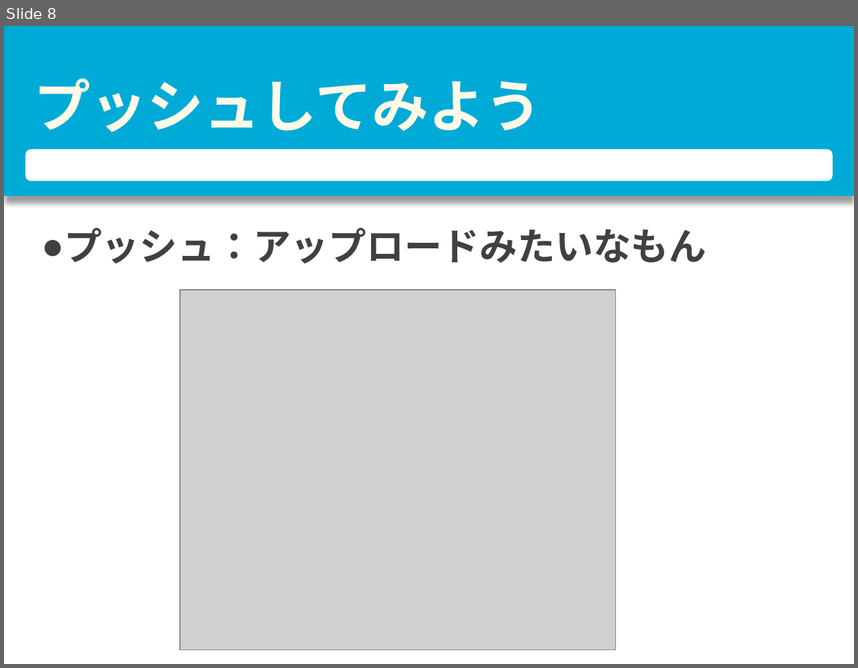
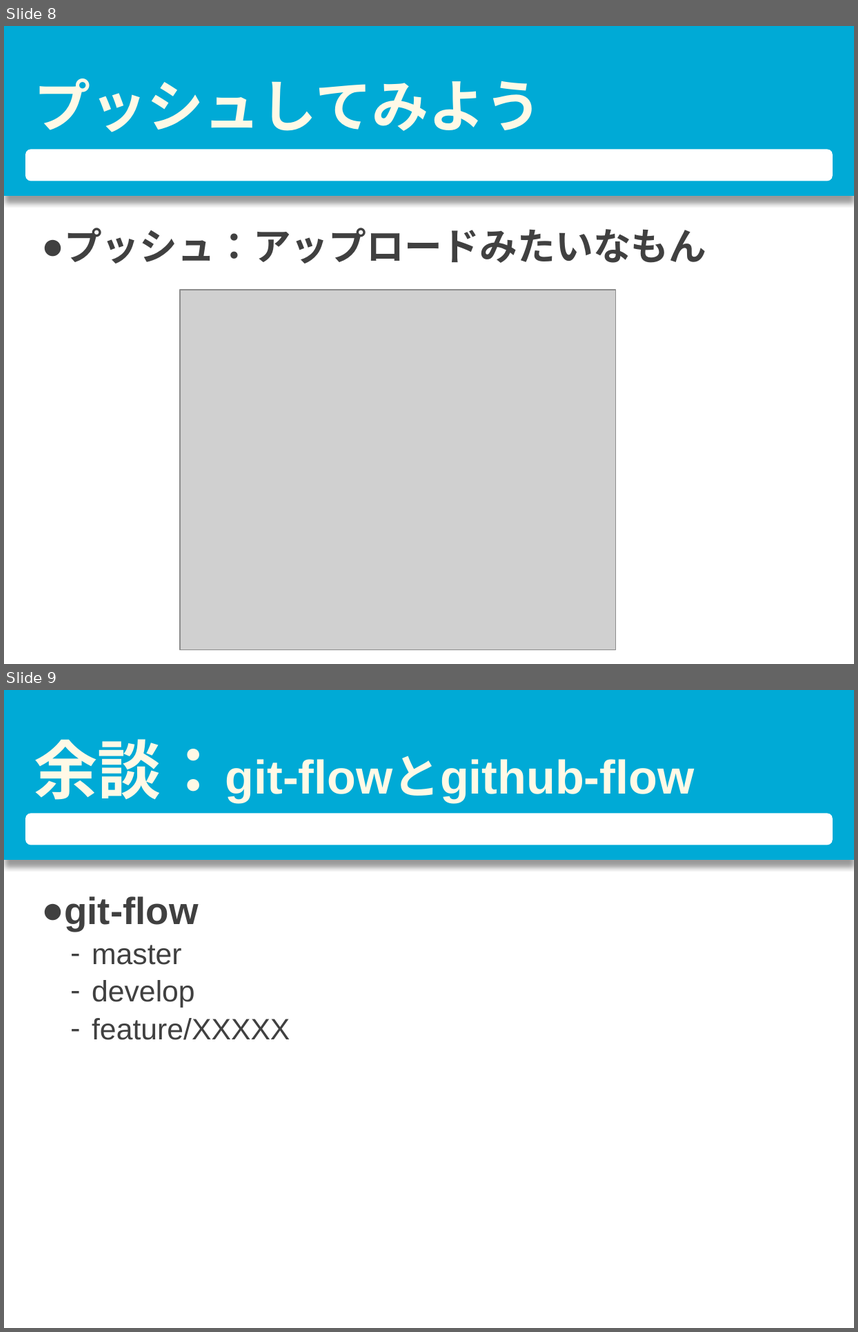
Before and after one commit to nshhhin/Swift-, a slide deck: 第一回/第一回資料.pptx. Shown one above the other, each under a label of ours: slide 8 before the commit, slides 8 and 9 after it. The pictures are 858x668 and 858x1332 pixels, drawn with LibreOffice and Linux fonts; fonts in the diff are those of the drawing; grey boxes stand for pictures. Boxes give left, top, right and bottom in pixels: in the first picture for what was removed or moved away, otherwise in the second. Text is boxed around its words. In the diff, an @@ line names an element or a change of style, - is before the commit and + after.

```diff
--- a/第一回/第一回資料.pptx
+++ b/第一回/第一回資料.pptx
@@ slide 9 added at (4, 690, 854, 1328), background #FFFFFF; not listed: 2 template elements that a slide beside it also shows @@
@@ title added at (34, 739, 695, 802), 40 pt, text #FFF9E6, bold @@
+余談：git-flowとgithub-flow
@@ text added at (64, 896, 290, 1040), 25 pt, text #404040 @@
+● git-flow
+  – master
+  – develop
+  – feature/XXXXX
```
Also in this commit, not shown: 4 slides changed, 1 other slide added, 18 other files.
